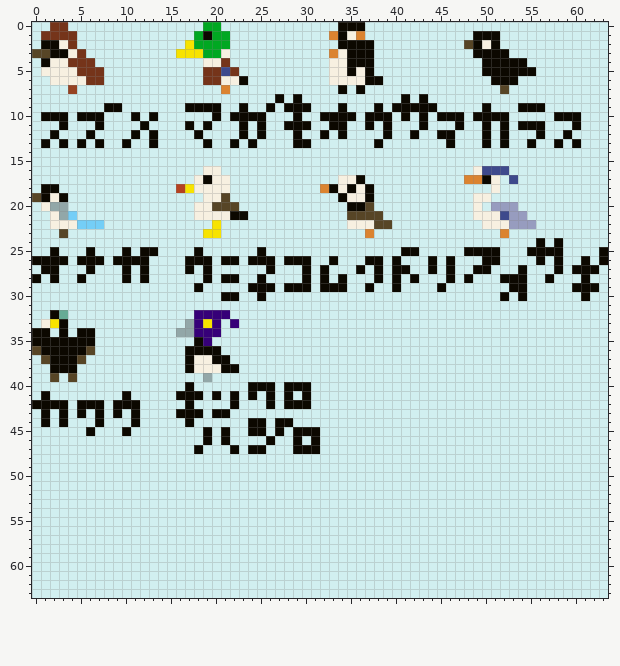
A pixel-art sprite gets an edit: src/2024/birds.png. This is how it looked before the edit.
The file is 64x64 pixels.
The same view after the edit:
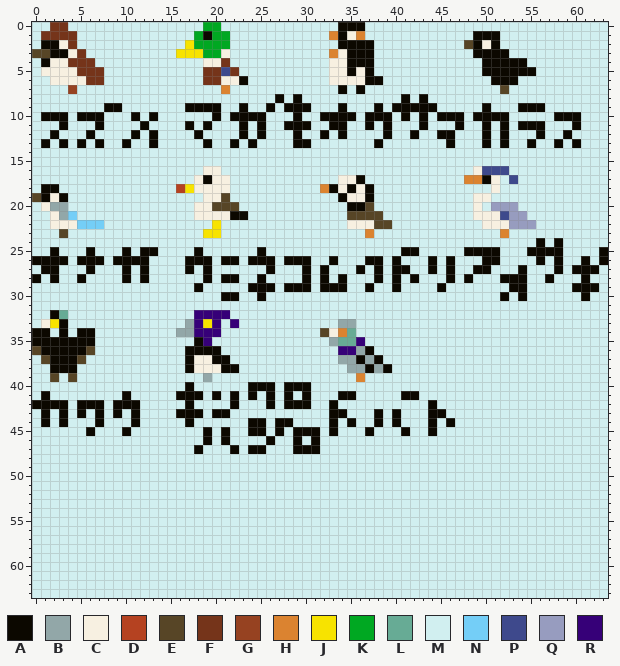
Palette (. is transparent): A #0c0800  B #92a7a8  C #f7f0e1  D #b54221  E #574526  F #75341a  G #964221  H #db8330  J #f7e300  K #00a822  L #67ab95  M #d1eff0  N #74cef7  P #3e498c  Q #979cbf  R #360078
The edit:
y 33: x 34..35 MM -> BB
y 34: x 32..35 MMMM -> ECHL
y 35: x 33..36 MMMM -> BLLR
y 36: x 34..37 MMMM -> RRBA
y 37: x 34..38 MMMMM -> BBABA
y 38: x 35..39 MMMMM -> BBABA
y 39: x 36 M -> H
y 41: x 34..35 MM -> AA; x 41..42 MM -> AA
y 42: x 33 M -> A; x 44 M -> A
y 43: x 33..34 MM -> AA; x 38 M -> A; x 40 M -> A; x 44..45 MM -> AA
y 44: x 33 M -> A; x 35 M -> A; x 38 M -> A; x 40 M -> A; x 44 M -> A; x 46 M -> A
y 45: x 33 M -> A; x 37 M -> A; x 41 M -> A; x 44 M -> A
Boxes around the changes in both pictures, in picture pixels (x1, y1, x2, y2):
changed: (320, 319, 455, 436)
